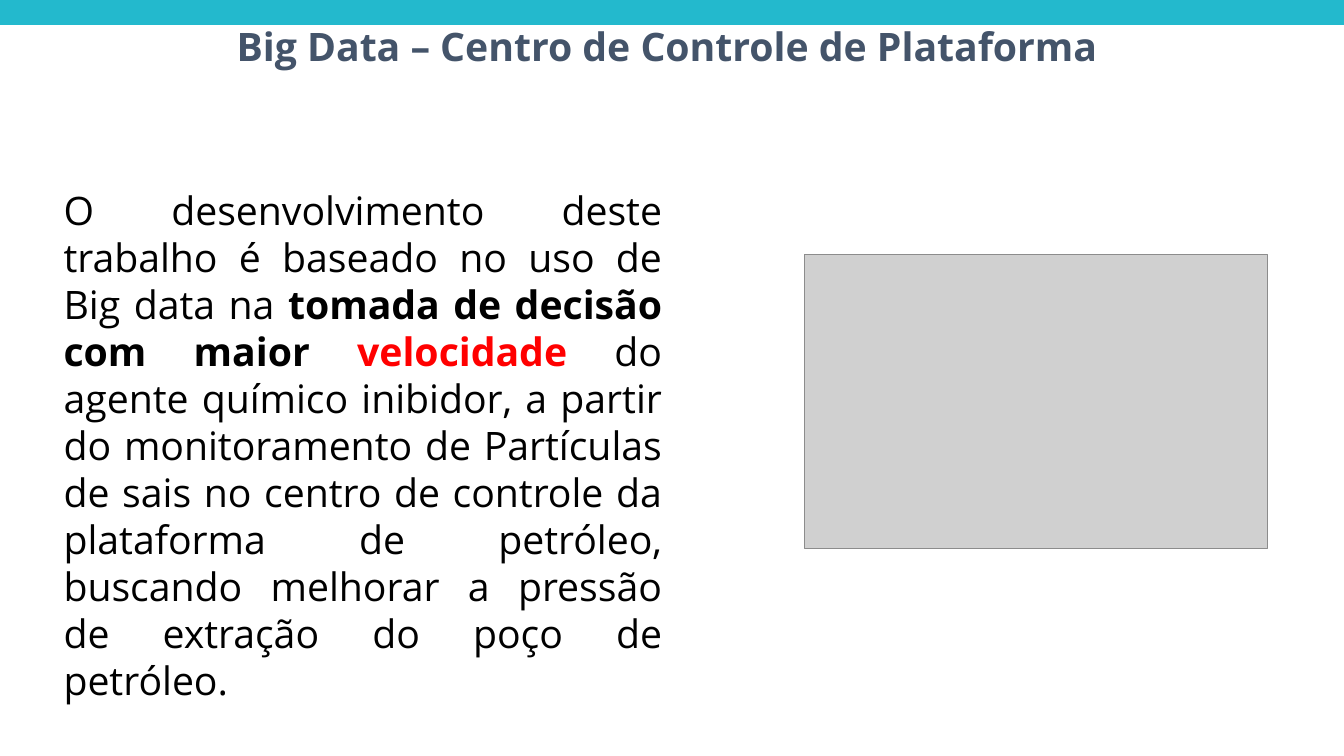
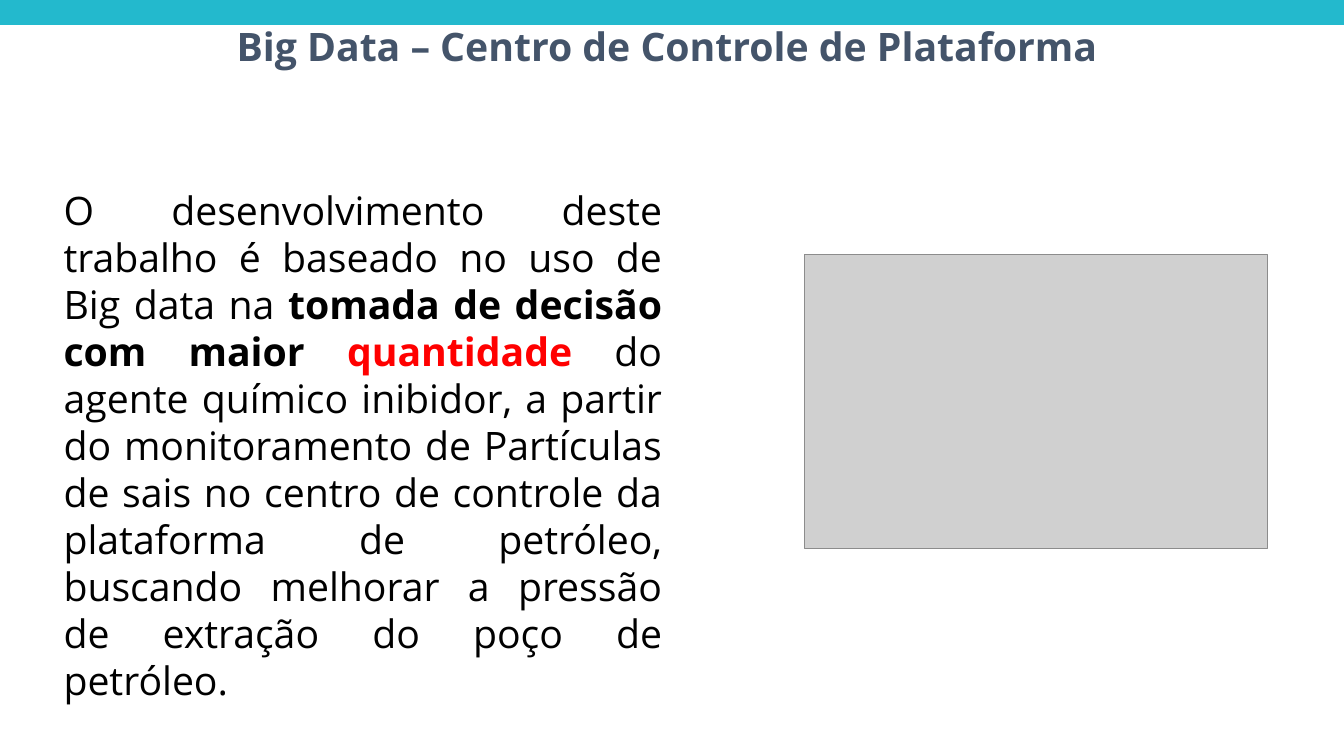
Before and after one commit to Gabrielams/inibidores-bigdata, a slide deck: slide 3 of ApresentaçãoBigData.pptx. Drawn at 1344x756 pixels with LibreOffice and Linux fonts; fonts in the diff are those of the drawing; grey boxes stand for pictures. Boxes give left, top, right and bottom in pixels: in the first picture for what was removed or moved away, otherwise in the second. Text is boxed around its words. In the diff, an @@ line names an element or a change of style, - is before the commit and + after.

Commit message:
Editando apresentação e incluindo PDF

```diff
--- a/ApresentaçãoBigData.pptx
+++ b/ApresentaçãoBigData.pptx
@@ text at (x1=64, y1=195, x2=662, y2=658): text changed @@
-O desenvolvimento deste trabalho é baseado no uso de Big data na tomada de decisão com maior velocidade do agente químico inibidor, a partir do monitoramento de Partículas de sais no centro de controle da plataforma de petróleo, buscando melhorar a pressão de extração do poço de petróleo.
+O desenvolvimento deste trabalho é baseado no uso de Big data na tomada de decisão com maior quantidade do agente químico inibidor, a partir do monitoramento de Partículas de sais no centro de controle da plataforma de petróleo, buscando melhorar a pressão de extração do poço de petróleo.
```
Also in this commit, not shown: 1 other file.
